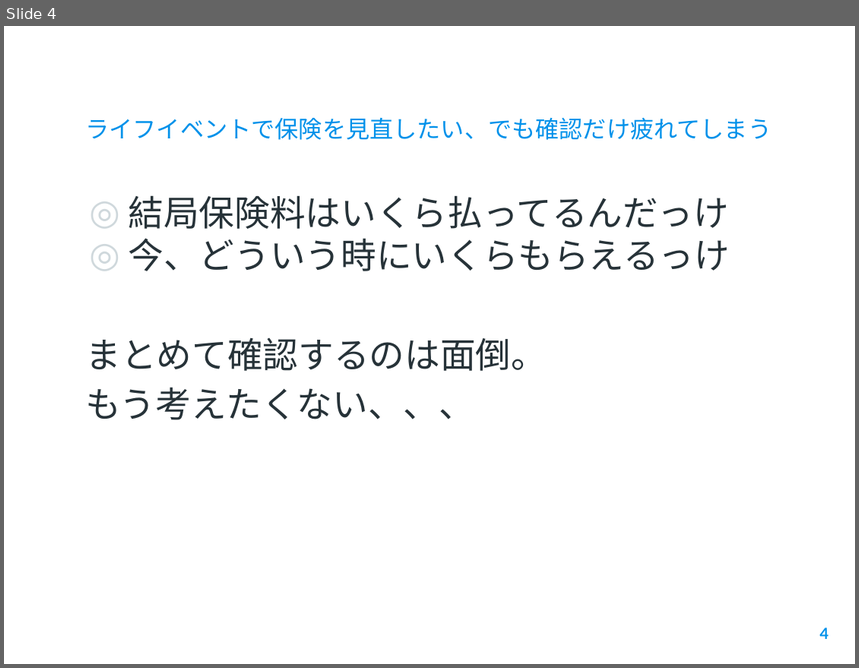
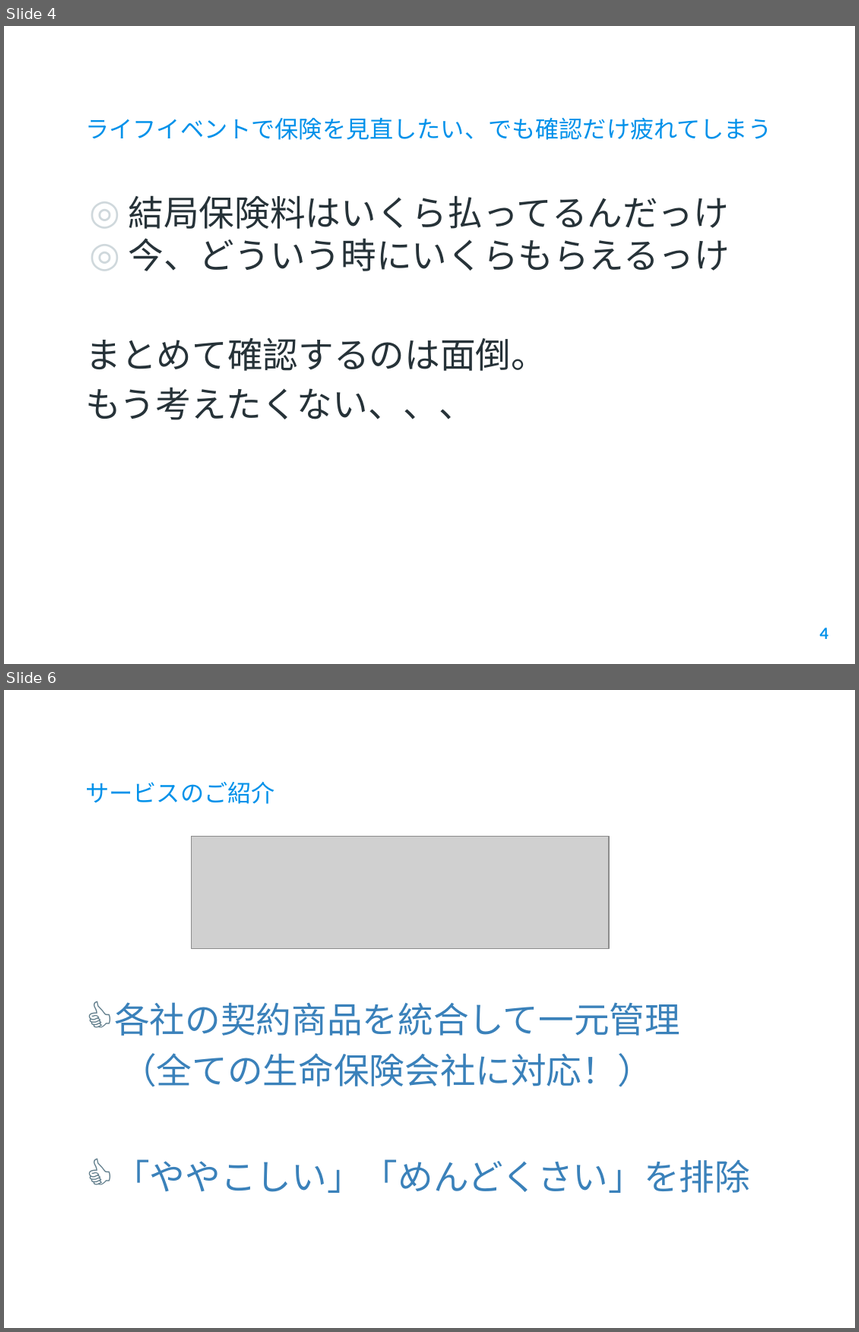
Before and after one commit to Orimai05/arritateam, a slide deck: slide/20190424-25_kaizen_bootcamp.pptx. Shown one above the other, each under a label of ours: slide 4 before the commit, slides 4 and 6 after it; the slides between them are not shown. The pictures are 859x668 and 859x1332 pixels, drawn with LibreOffice and Linux fonts; fonts in the diff are those of the drawing; grey boxes stand for pictures; background and template pictures are left out. Boxes give left, top, right and bottom in pixels: in the first picture for what was removed or moved away, otherwise in the second. Text is boxed around its words. In the diff, an @@ line names an element or a change of style, - is before the commit and + after.

Commit message:
サービスを説明するページを追加

```diff
--- a/slide/20190424-25_kaizen_bootcamp.pptx
+++ b/slide/20190424-25_kaizen_bootcamp.pptx
@@ slide 6 added at bbox=[4, 690, 855, 1328], background picture (left out) @@
@@ title added at bbox=[86, 782, 275, 804], 20 pt, text #0091EA @@
+サービスのご紹介
@@ picture added at bbox=[191, 837, 609, 950] @@
@@ text added at bbox=[114, 1002, 750, 1193], 30 pt, text #3A81BA @@
+👍各社の契約商品を統合して一元管理
+（全ての生命保険会社に対応！）
+👍「ややこしい」「めんどくさい」を排除
```
Also in this commit, not shown: 4 slides changed, 1 other file.
